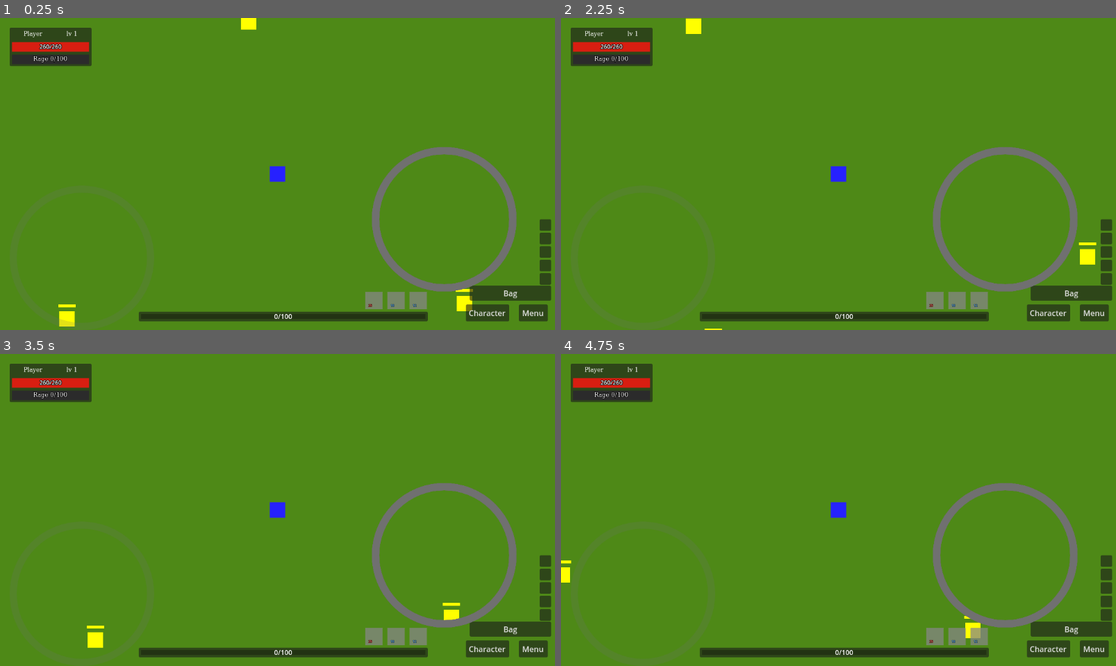
Above: before the commit, frames 1-4 (two rows, left to right).
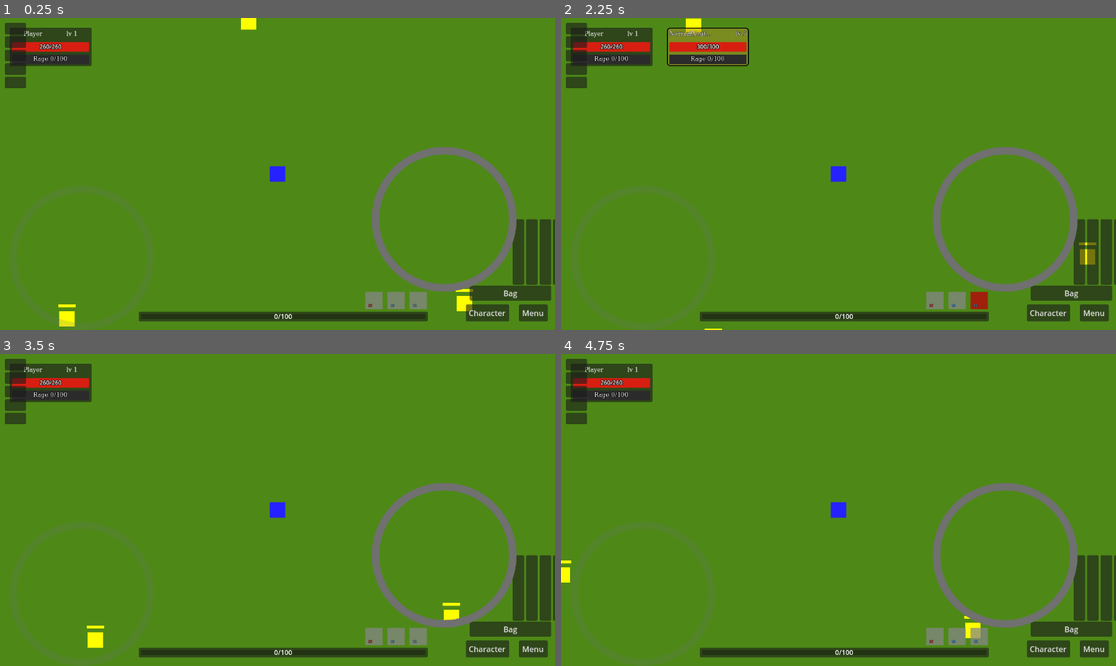
Above: after the commit, the same moments.

Repository: denisshkytko/mmo-mvp-godot
Game: Godot game, scene res://game/scenes/Main.tscn
Two runs of this game, one before a commit and one after it. Both use one fixed random seed, a clock stepped at 60 frames per second and the inputs below. This scene is started directly instead of the project's main scene. The engine's default icon, where the game draws it, is replaced by a stand-in: a white triangle on a blue panel in a dark square.
Inputs (mouse positions are in pixels of both pictures, inside the frame that each line leads up to; where the layout moved, square brackets give the same spot in the first picture):
- Up to frame 1 (0.25 s): no input
- Up to frame 2 (2.25 s): click "Bag" at 0.5 s; click (1077, 252) [1104, 223] at 1.25 s; click (1093, 252) [1104, 239] at 2 s
- Up to frame 3 (3.5 s): click (543, 588) at 2.75 s
- Up to frame 4 (4.75 s): click (1104, 600) at 3.52 s; click (577, 363) at 4.27 s

The runs differ from the first frame. In frame 1, 1.6% of the frame differs, in the area x 0-100%, y 1-86%; in frame 2, 3.6%, in the area x 0-100%, y 1-94%; in frame 3, 1.6%; in frame 4, 1.6%.

Commit message:
Make inventory quick bar horizontal

Diff:
--- a/ui/game/hud/InventoryHUD.tscn
+++ b/ui/game/hud/InventoryHUD.tscn
@@ -153,7 +153,7 @@
 layout_mode = 2
 text = "Bag"
 
-[node name="QuickBar" type="VBoxContainer" parent="."]
+[node name="QuickBar" type="HBoxContainer" parent="."]
 anchors_preset = 12
 anchor_top = 1.0
 anchor_right = 1.0
